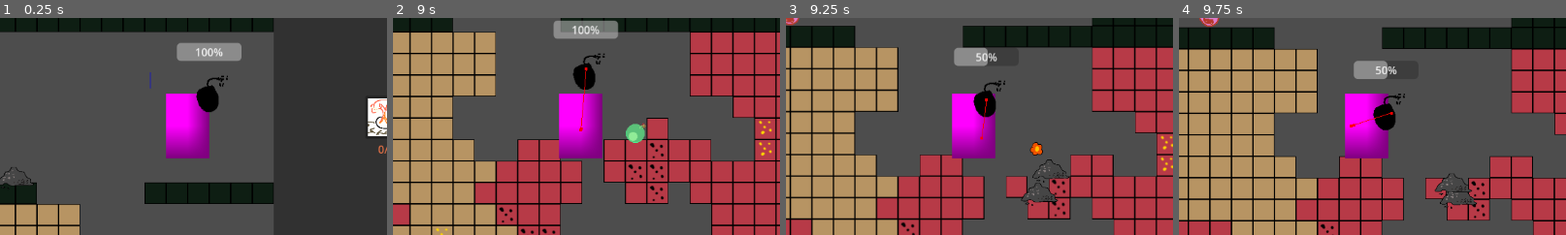
Above: before the commit, frames 1-4 (left to right).
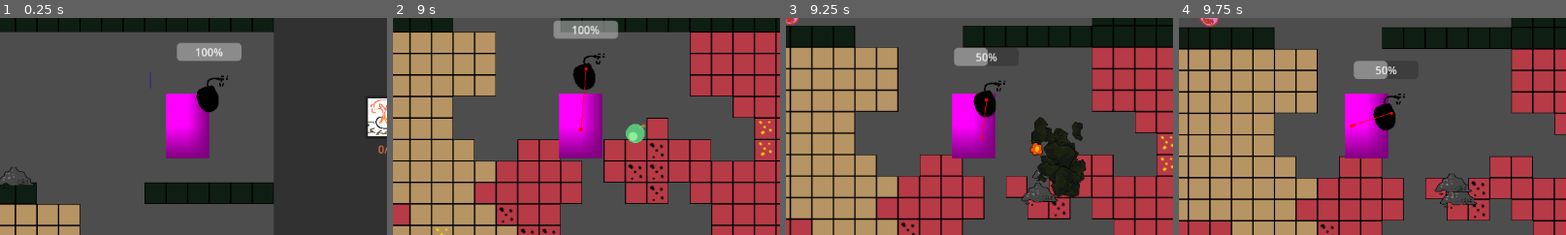
Above: after the commit, the same moments.

Repository: DevFTB/LD57
Game: Godot game, scene res://game.tscn
Two runs of this game, one before a commit and one after it. Both use one fixed random seed, a clock stepped at 60 frames per second and the inputs below. Sound files missing from this copy of the repository are replaced by a short silence.
Inputs (mouse positions are % of the whole screen's width and height, from its top left):
- Up to frame 1 (0.25 s): no input
- Up to frame 2 (9 s): move the mouse to (45, 70) at 0.52 s; hold D (move_right) 0.53-2.03 s; tap E (interact) at 0.6, 5.1 s; tap W (jump) at 0.77, 1.52, 3.02, 3.77, 4.52, 6.02, 6.77, 7.52 s; move the mouse to (80, 65) at 1.27 s; tap 1 (select_bomb_1) at 1.35, 5.85 s; move the mouse to (20, 35) at 2.02 s; hold 2 (select_bomb_2) 2.03-2.78 s; hold A (move_left) 2.03-4.28 s; move the mouse to (55, 50) at 2.77 s; tap 3 (select_bomb_3) at 2.85, 7.35 s; move the mouse to (35, 25) at 3.52 s; click (35, 25) at 3.6 s; move the mouse to (72, 45) at 4.27 s; hold D (move_right) 4.28-8.03 s; right-click (72, 45) at 4.35 s; move the mouse to (30, 55) at 5.02 s; move the mouse to (60, 28) at 5.77 s; move the mouse to (45, 70) at 6.52 s; hold 2 (select_bomb_2) 6.53-7.28 s; move the mouse to (80, 65) at 7.27 s; move the mouse to (20, 35) at 8.02 s; hold A (move_left) from 8.03 s (still down); click (20, 35) at 8.1 s; move the mouse to (55, 50) at 8.77 s; right-click (55, 50) at 8.85 s
- Up to frame 3 (9.25 s): keep holding A (move_left); tap W (jump) at 9.02 s
- Up to frame 4 (9.75 s): move the mouse to (35, 25) at 9.52 s; release A (move_left) at 9.53 s; hold D (move_right) from 9.53 s (still down); tap E (interact) at 9.6 s
The pictures show only the part of the screen within x 26-76%, y 25-75%; the shares and areas given below are measured in that part.

Frames 1-2 are identical in both runs. In frame 3, 3.1% of the frame differs, in the area x 63-78%, y 45-83%; in frame 4, nothing differs.

Commit message:
rock break sfx and vfx

Diff:
--- a/systems/music_sfx/default_bus_layout.tres
+++ b/systems/music_sfx/default_bus_layout.tres
@@ -8,7 +8,7 @@
 bus/1/solo = false
 bus/1/mute = false
 bus/1/bypass_fx = false
-bus/1/volume_db = 0.0672607
+bus/1/volume_db = 0.0
 bus/1/send = &"Master"
 bus/2/name = &"Sound FX"
 bus/2/solo = false
--- /dev/null
+++ b/systems/music_sfx/files/sfx/tile/block_break.gd
@@ -0,0 +1,14 @@
+extends AnimatedSprite2D
+@onready var player = $AudioStreamPlayer2D
+
+func _ready():
+	player.pitch_scale = randf_range(0.6,1.4)
+	$AudioDelay.wait_time = randf_range(0.000,0.250)
+	$AudioDelay.start()
+
+
+func _on_audio_delay_timeout():
+	player.play()
+	$BlockBreak.emitting = true
+	player.finished.connect(queue_free)
+	pass # Replace with function body.
--- /dev/null
+++ b/systems/music_sfx/files/sfx/tile/block_break.tscn
@@ -0,0 +1,65 @@
+[gd_scene load_steps=8 format=3 uid="uid://b1vkc3c3dg3av"]
+
+[ext_resource type="Texture2D" uid="uid://c06peap37rqwa" path="res://systems/inventory/items/texture_upgradium.png" id="1_agh3l"]
+[ext_resource type="Script" uid="uid://d2j2sm4grpsdq" path="res://systems/music_sfx/files/sfx/tile/block_break.gd" id="1_givdv"]
+[ext_resource type="AudioStream" uid="uid://dsbawt5jv1up" path="res://systems/music_sfx/files/sfx/tile/block_break.wav" id="2_agh3l"]
+
+[sub_resource type="SpriteFrames" id="SpriteFrames_mapgd"]
+animations = [{
+"frames": [],
+"loop": false,
+"name": &"default",
+"speed": 5.0
+}]
+
+[sub_resource type="Curve" id="Curve_agh3l"]
+_limits = [0.0, 3.0, 0.0, 1.0]
+_data = [Vector2(0, 3), 0.0, 0.0, 0, 0, Vector2(1, 0), 0.0, 0.0, 0, 0]
+point_count = 2
+
+[sub_resource type="CurveTexture" id="CurveTexture_mhxuf"]
+curve = SubResource("Curve_agh3l")
+
+[sub_resource type="ParticleProcessMaterial" id="ParticleProcessMaterial_mhxuf"]
+particle_flag_disable_z = true
+emission_shape = 3
+emission_box_extents = Vector3(32, 32, 1)
+angle_min = -720.0
+angle_max = 750.3
+gravity = Vector3(0, 98, 0)
+linear_accel_min = -40.23
+linear_accel_max = 22.99
+radial_accel_min = -42.53
+radial_accel_max = 2.3
+scale_min = 0.0
+scale_max = 0.2
+scale_over_velocity_max = 20.0
+scale_over_velocity_curve = SubResource("CurveTexture_mhxuf")
+collision_mode = 1
+collision_friction = 0.0
+collision_bounce = 0.0
+
+[node name="BreakAnimation" type="AnimatedSprite2D"]
+sprite_frames = SubResource("SpriteFrames_mapgd")
+autoplay = "default"
+script = ExtResource("1_givdv")
+
+[node name="BlockBreak" type="GPUParticles2D" parent="."]
+self_modulate = Color(0.121569, 0.156863, 0.345098, 1)
+emitting = false
+amount = 16
+texture = ExtResource("1_agh3l")
+one_shot = true
+explosiveness = 1.0
+randomness = 0.45
+process_material = SubResource("ParticleProcessMaterial_mhxuf")
+
+[node name="AudioStreamPlayer2D" type="AudioStreamPlayer2D" parent="."]
+stream = ExtResource("2_agh3l")
+volume_db = 5.0
+bus = &"Sound FX"
+
+[node name="AudioDelay" type="Timer" parent="."]
+one_shot = true
+
+[connection signal="timeout" from="AudioDelay" to="." method="_on_audio_delay_timeout"]
--- a/world.gd
+++ b/world.gd
@@ -4,6 +4,8 @@
 @onready var cave_blocks_tilemap: TileMapLayer = $Level/CaveBlocks
 @onready var ore_tilemap: TileMapLayer = $Level/OreIndicators
 @onready var nav_meshes = $Level/NavMeshes
+
+@onready var block_break_scene = preload("res://systems/music_sfx/files/sfx/tile/block_break.tscn")
 
 func _ready() -> void:
 	player.throw_released.connect(_spawn_bomb_with_velocity)
@@ -52,12 +54,18 @@
 		var has_ore := ore_tilemap.get_cell_source_id(tile) != -1
 		# check for drops
 		if has_ore:
-			var location := ore_tilemap.map_to_local(tile)
+			var location = ore_tilemap.map_to_local(tile)
 			var item: Item = ore_tilemap.get_cell_tile_data(tile).get_custom_data("drop_item")
 
 			# TODO: Add variable drop amounts
 			ore_tilemap.erase_cell(tile)
 			drop_ore(location, item, 1)
+
+		#tile destroy animation
+		var break_location = cave_blocks_tilemap.map_to_local(tile)
+		var block_break_anim = block_break_scene.instantiate()
+		add_child(block_break_anim)
+		block_break_anim.position = break_location
 
 		# destroy tile
 		cave_blocks_tilemap.erase_cell(tile)
Not shown: 1 places in entities/player/player.tscn that only renumber resources
Not shown: 1 places in game.tscn that only renumber resources
Not shown, added: systems/music_sfx/files/sfx/tile/block_break.gd.uid
Not shown, added: systems/music_sfx/files/sfx/tile/block_break.wav.import
Not shown, added: systems/music_sfx/files/sfx/tile/block_break.wav
